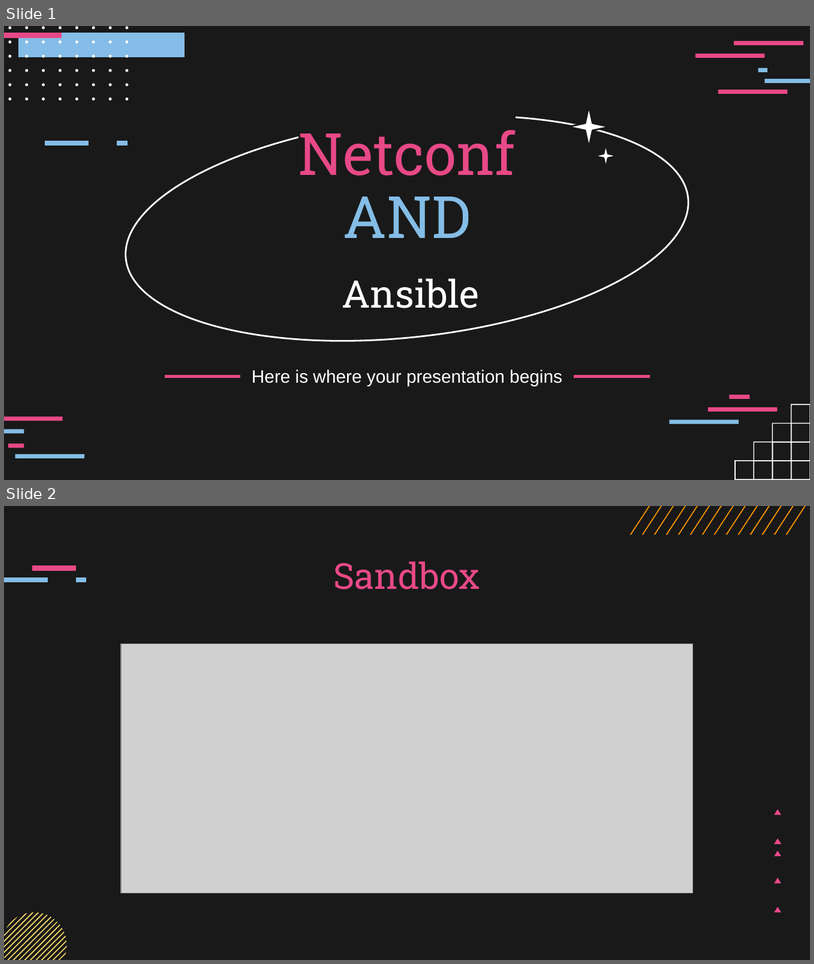
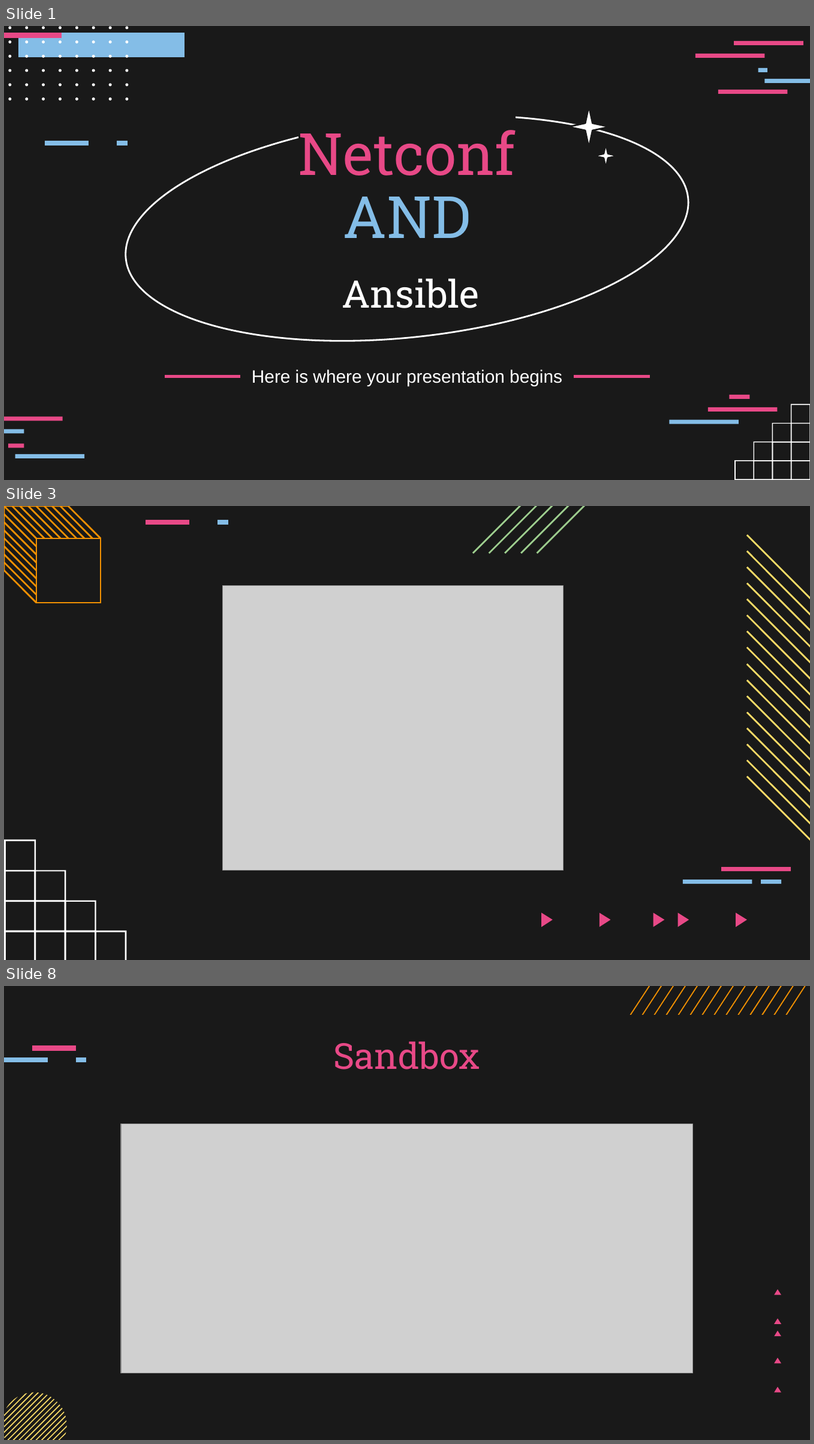
Before and after one commit to ichwanridwan01/Tugas_project, a slide deck: ichwanridwan_tugas_project.pptx. Shown one above the other, each under a label of ours: slides 1 and 2 before the commit, slides 1, 3 and 8 after it; the slides between them are not shown. The pictures are 814x964 and 814x1444 pixels, drawn with LibreOffice and Linux fonts; fonts in the diff are those of the drawing; grey boxes stand for pictures. Boxes give left, top, right and bottom in pixels: in the first picture for what was removed or moved away, otherwise in the second. Text is boxed around its words. In the diff, an @@ line names an element or a change of style, - is before the commit and + after.

```diff
--- a/ichwanridwan_tugas_project.pptx
+++ b/ichwanridwan_tugas_project.pptx
@@ slide 3 added at <box>4,506,810,960</box>, background #191919 @@
@@ group added at <box>4,506,101,603</box>: 18 freeform shapes @@
@@ freeform shape added at <box>146,520,189,525</box>, fill #E84987 @@
@@ freeform shape added at <box>218,520,228,525</box>, fill #84BDE7 @@
@@ group added at <box>473,506,602,553</box>: 5 freeform shapes @@
@@ picture added at <box>222,586,564,870</box> @@
@@ group added at <box>747,535,810,841</box>: 16 freeform shapes @@
@@ group added at <box>4,839,126,960</box>: 10 freeform shapes @@
@@ group added at <box>542,867,791,927</box>: 5 freeform shapes, 3 rectangles @@
@@ what was slide 2 is now slide 8 @@
```
Also in this commit, not shown: 5 other slides added.
